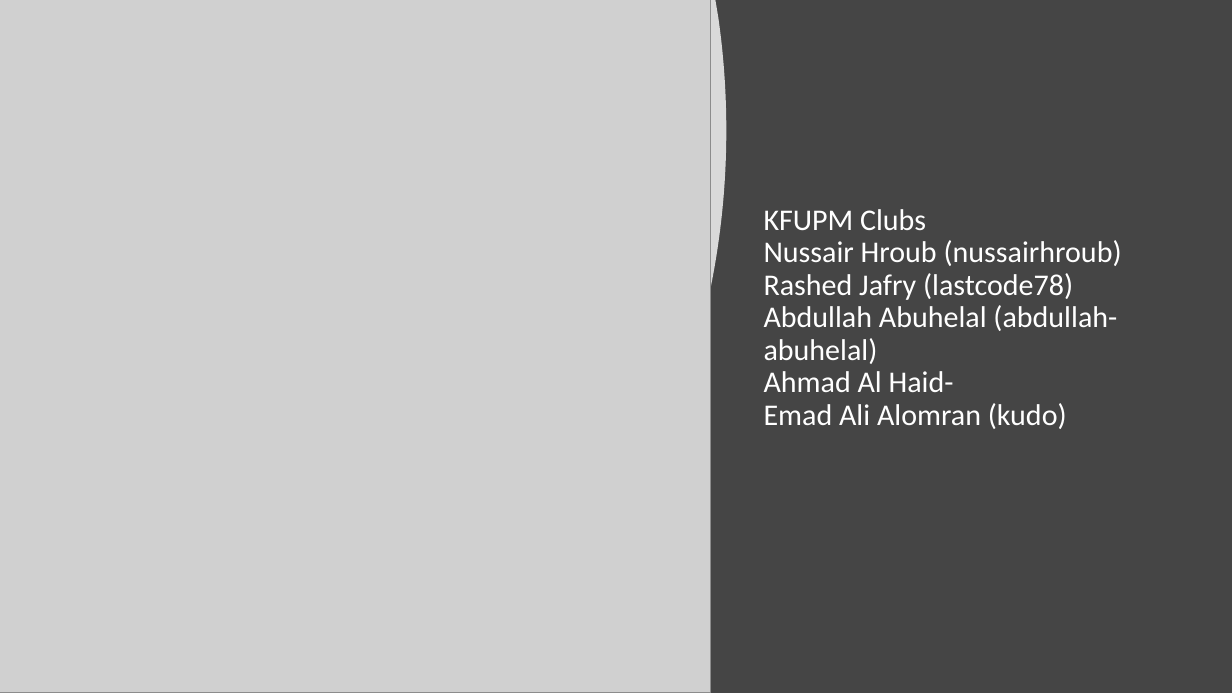
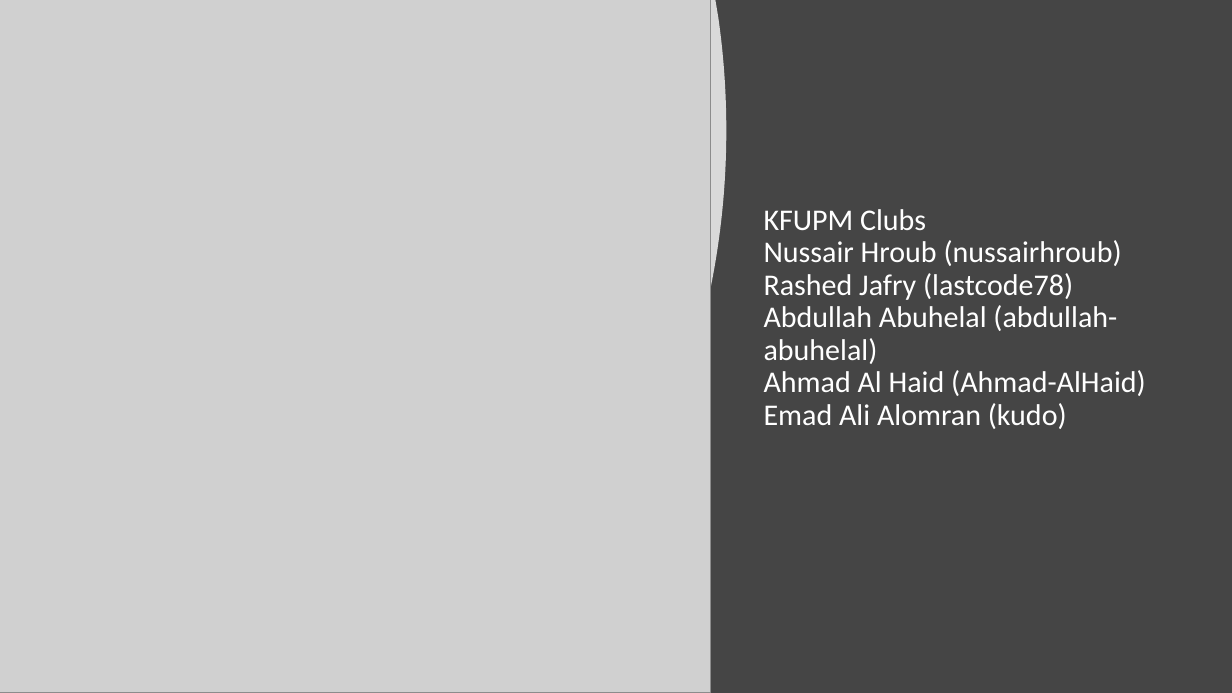
Before and after one commit to NussairHroub/Hackathon222, a slide deck: slide 1 of KFUPM CLUBS.pptx. Drawn at 1232x693 pixels with LibreOffice and Linux fonts; fonts in the diff are those of the drawing; grey boxes stand for pictures. Boxes give left, top, right and bottom in pixels: in the first picture for what was removed or moved away, otherwise in the second. Text is boxed around its words. In the diff, an @@ line names an element or a change of style, - is before the commit and + after.

```diff
--- a/KFUPM CLUBS.pptx
+++ b/KFUPM CLUBS.pptx
@@ title at (764,209,1146,429): text changed @@
-KFUPM Clubs
-Nussair Hroub (nussairhroub)
-Rashed Jafry (lastcode78)
-Abdullah Abuhelal (abdullah-abuhelal)
-Ahmad Al Haid-
-Emad Ali Alomran (kudo)
+KFUPM Clubs
+Nussair Hroub (nussairhroub)
+Rashed Jafry (lastcode78)
+Abdullah Abuhelal (abdullah-abuhelal)
+Ahmad Al Haid (Ahmad-AlHaid)
+Emad Ali Alomran (kudo)
```
